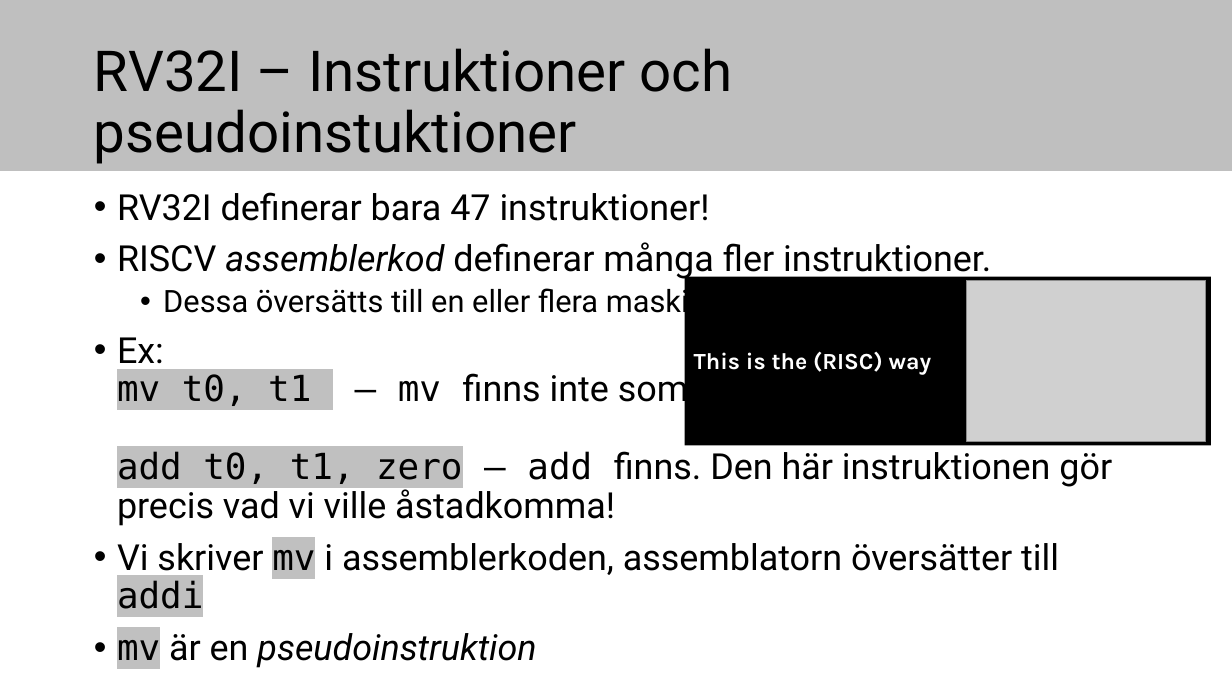
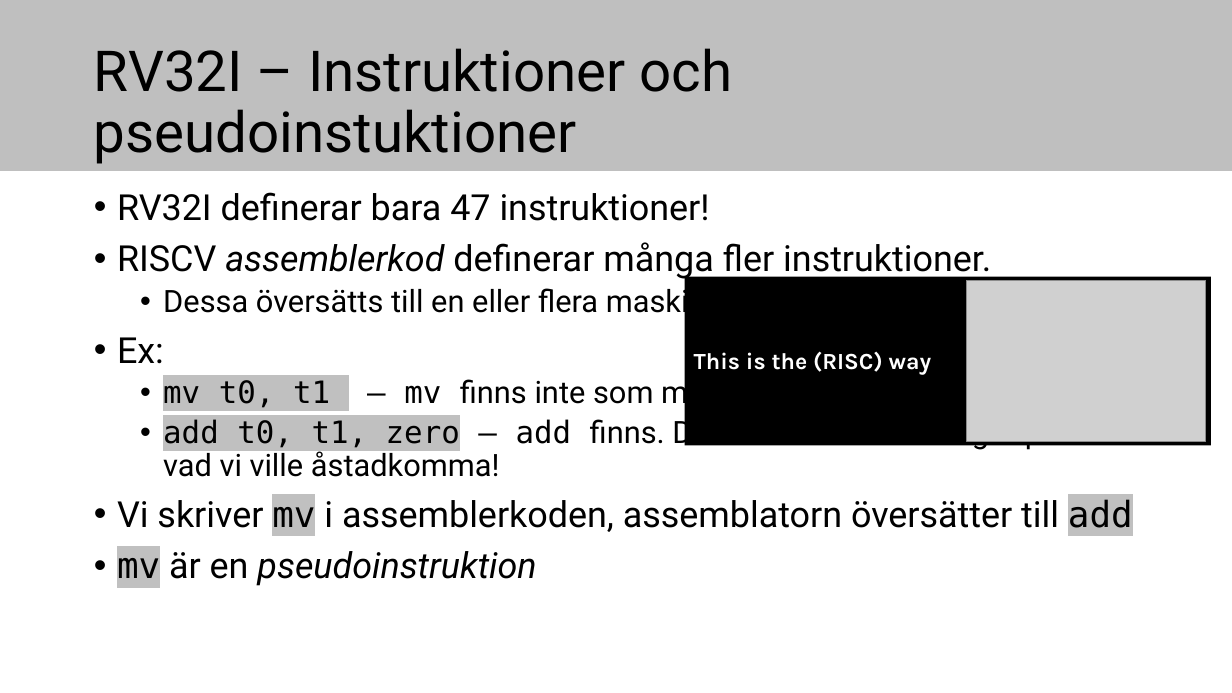
Before and after one commit to elias-at-chalmers/mop-lecture_notes-mirror, a slide deck: slide 18 of slides/lecture02-assembly1.pptx (slide 16 before the commit). Drawn at 1232x693 pixels with LibreOffice and Linux fonts; fonts in the diff are those of the drawing; grey boxes stand for pictures. Boxes give left, top, right and bottom in pixels: in the first picture for what was removed or moved away, otherwise in the second. Text is boxed around its words. In the diff, an @@ line names an element or a change of style, - is before the commit and + after.

Commit message:
Done with lecture02

```diff
--- a/slides/lecture02-assembly1.pptx
+++ b/slides/lecture02-assembly1.pptx
@@ text at (x1=117, y1=337, x2=1133, y2=532): text changed; size 28 to 24 pt @@
-• Ex:
-  mv t0, t1 – mv finns inte som maskininstruktion
-  add t0, t1, zero – add finns. Den här instruktionen gör precis vad vi ville åstadkomma!
-• Vi skriver mv i assemblerkoden, assemblatorn översätter till addi
+• Ex:
+  • mv t0, t1 – mv finns inte som maskininstruktion
+  • add t0, t1, zero – add finns. Den här instruktionen gör precis vad vi ville åstadkomma!
+• Vi skriver mv i assemblerkoden, assemblatorn översätter till add
```
Also in this commit, not shown: 6 other slides changed, 5 slides added, 1 slide removed.
